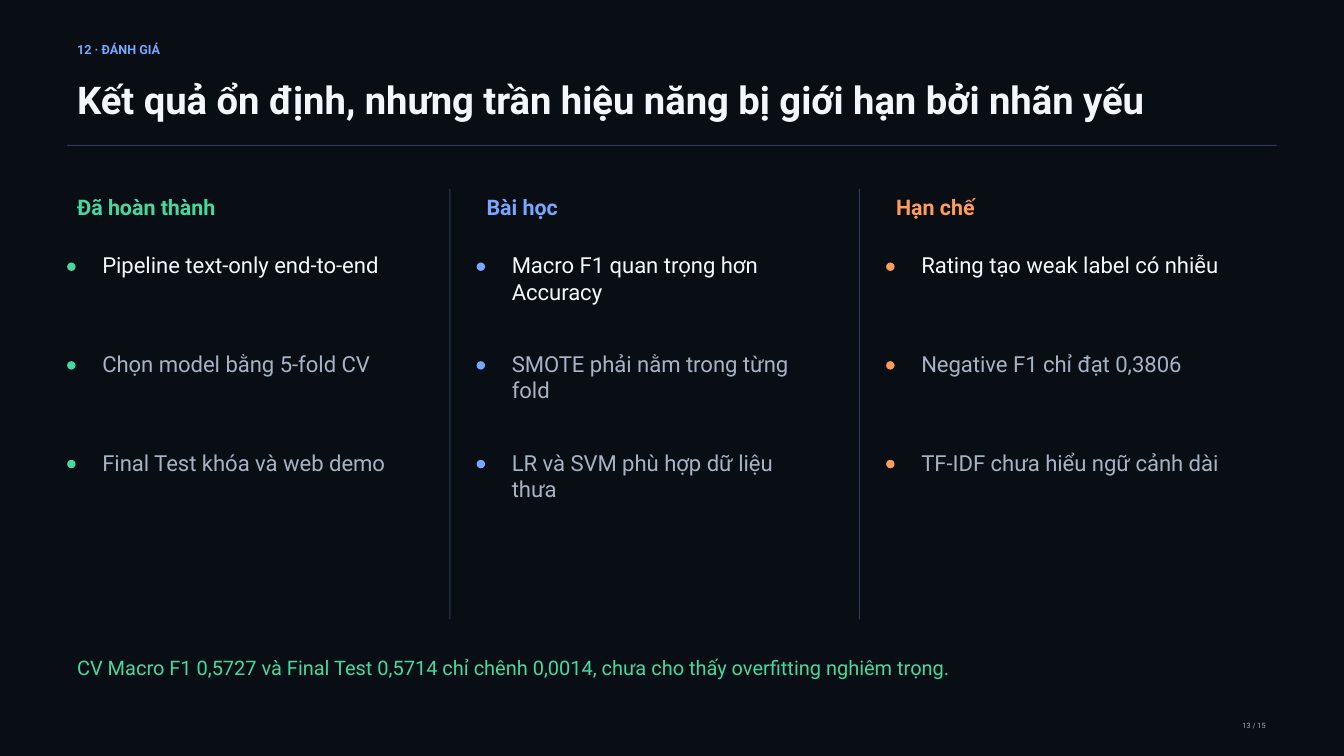
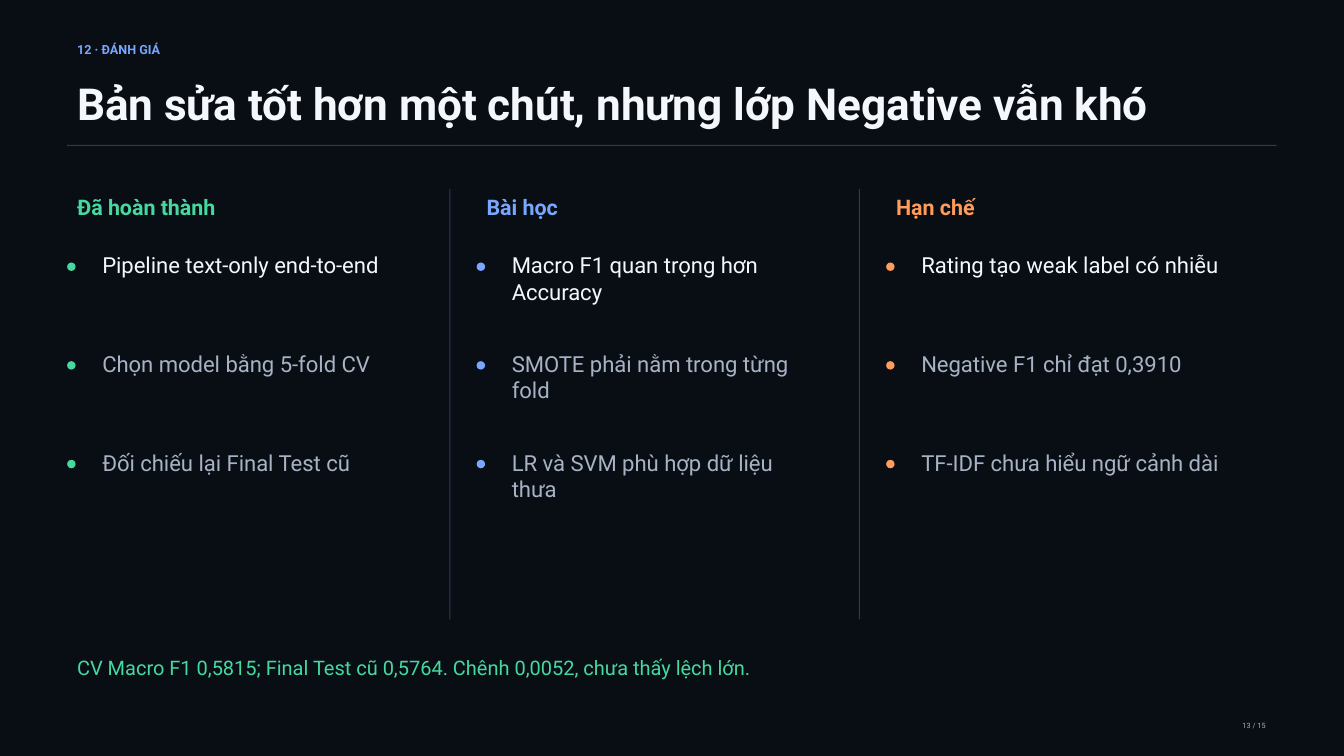
Before and after one commit to NDK2002/ML-Sentiment-Analysis-ITviec, a slide deck: slide 13 of reports/slides/ITviec_Sentiment_Analysis.pptx. Drawn at 1344x756 pixels with LibreOffice and Linux fonts; fonts in the diff are those of the drawing. Boxes give left, top, right and bottom in pixels: in the first picture for what was removed or moved away, otherwise in the second. Text is boxed around its words. In the diff, an @@ line names an element or a change of style, - is before the commit and + after.

```diff
--- a/reports/slides/ITviec_Sentiment_Analysis.pptx
+++ b/reports/slides/ITviec_Sentiment_Analysis.pptx
@@ text at box(77, 84, 1148, 129): text changed; size 27.3 to 31.5 pt @@
-Kết quả ổn định, nhưng trần hiệu năng bị giới hạn bởi nhãn yếu
+Bản sửa tốt hơn một chút, nhưng lớp Negative vẫn khó
@@ text at box(921, 354, 1181, 377): text changed @@
-Negative F1 chỉ đạt 0,3806
+Negative F1 chỉ đạt 0,3910
@@ text at box(102, 453, 350, 475): text changed @@
-Final Test khóa và web demo
+Đối chiếu lại Final Test cũ
@@ text at box(77, 658, 751, 680): text changed @@
-CV Macro F1 0,5727 và Final Test 0,5714 chỉ chênh 0,0014, chưa cho thấy overfitting nghiêm trọng.
+CV Macro F1 0,5815; Final Test cũ 0,5764. Chênh 0,0052, chưa thấy lệch lớn.
```
Also in this commit, not shown: 8 other slides changed, 27 other files.
